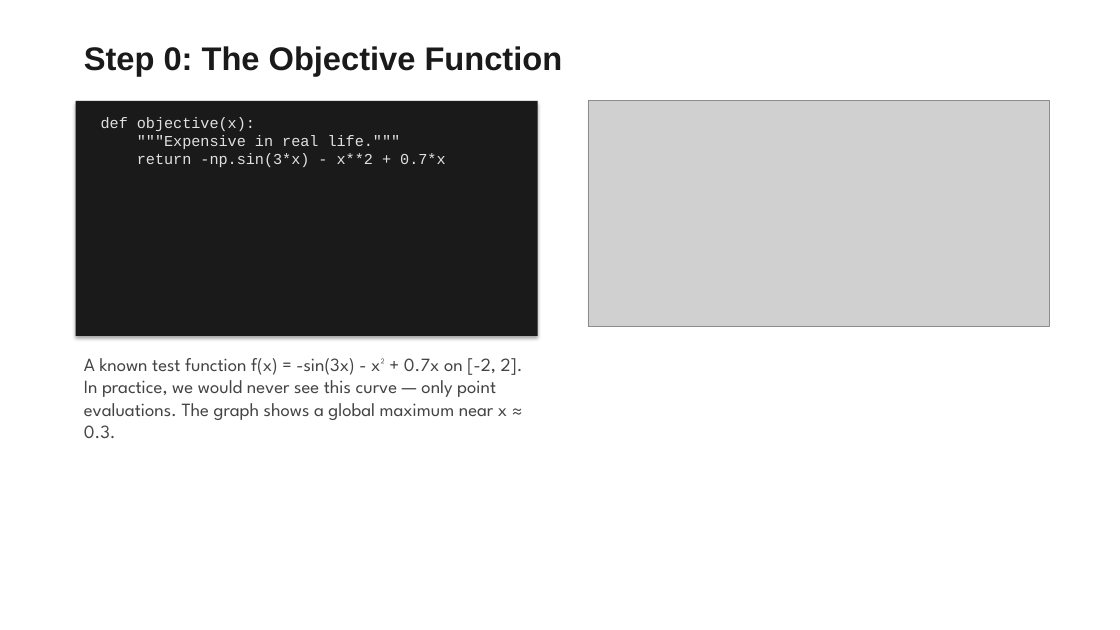
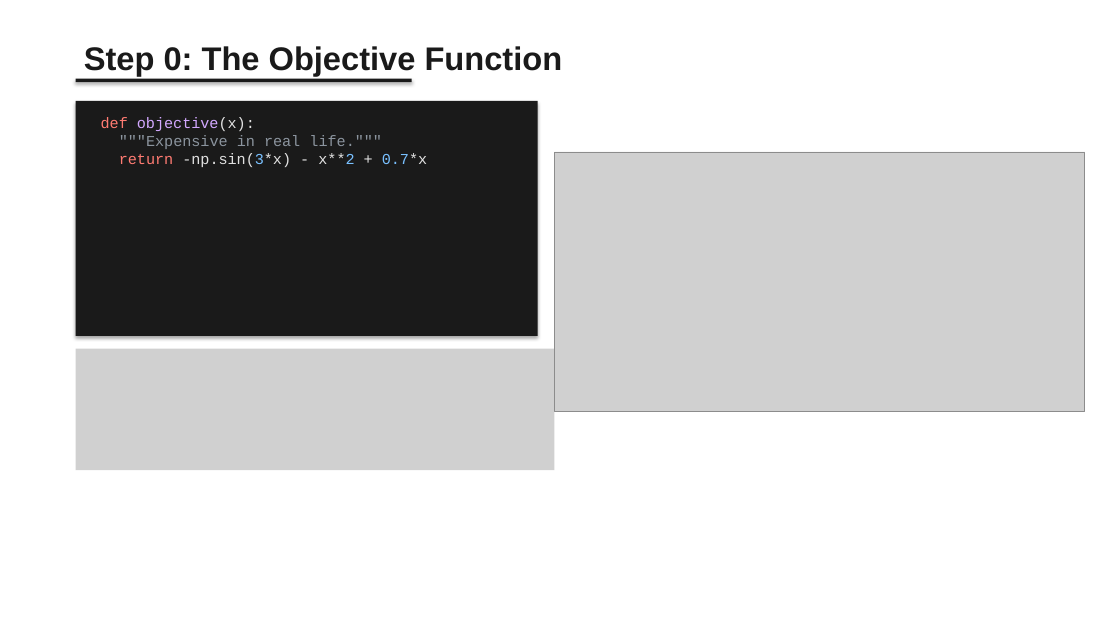
Before and after one commit to AHMalik2000/KIMM-Shared-Data, a slide deck: slide 30 of presentation.pptx. Drawn at 1120x630 pixels with LibreOffice and Linux fonts; fonts in the diff are those of the drawing; grey boxes stand for pictures. Boxes give left, top, right and bottom in pixels: in the first picture for what was removed or moved away, otherwise in the second. Text is boxed around its words. In the diff, an @@ line names an element or a change of style, - is before the commit and + after.

```diff
--- a/presentation.pptx
+++ b/presentation.pptx
@@ rectangle added at [76,79,412,82], fill #1A1A1A @@
@@ text "def objective(x): """Expensive in real ..." at [101,117,427,167]: text colour #E0E0E0 to #FF7B72 in "def return"; text colour #E0E0E0 to #D2A8FF in "objective(x):"; text colour #E0E0E0 to #8B949E in """"Expensive in real life.""""; text colour #E0E0E0 to #79C0FF in "-np.sin(3*x) x**2 0.7*x" @@
@@ picture: place and size @@
-picture at [588,101,1050,327]
+picture at [555,152,1086,412]
@@ picture added at [76,349,555,471] @@
@@ text removed at [84,358,523,438] @@
-A known test function f(x) = -sin(3x) - x² + 0.7x on [-2, 2]. In practice, we would never see this curve — only point evaluations. The graph shows a global maximum near x ≈ 0.3.
```
Also in this commit, not shown: 15 other slides changed.
